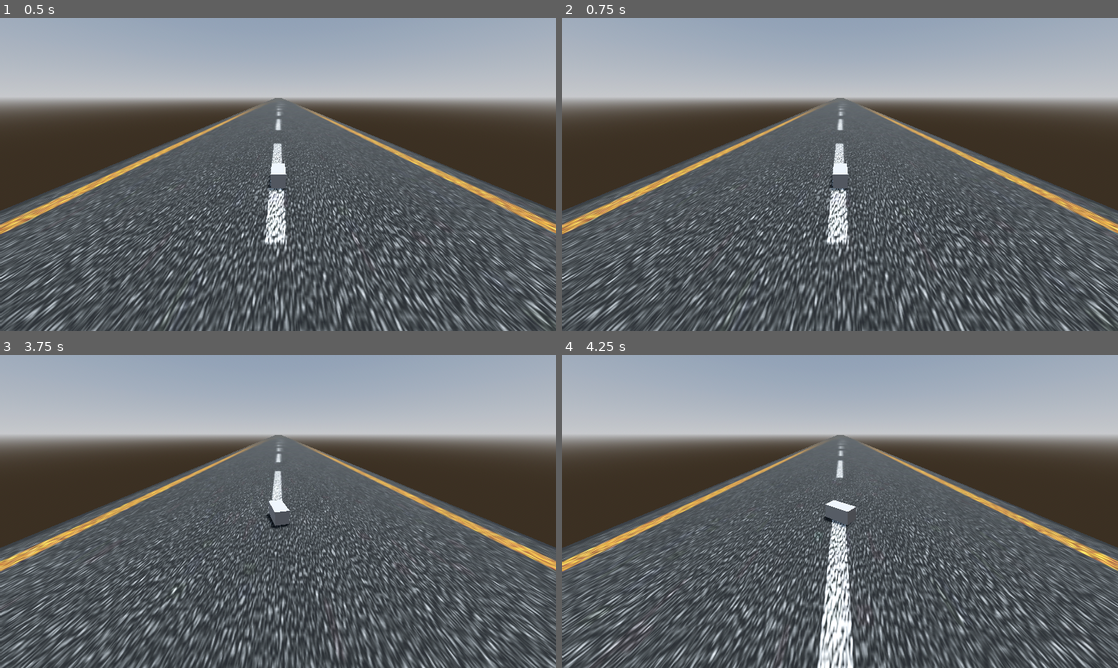
Above: before the commit, frames 1-4 (two rows, left to right).
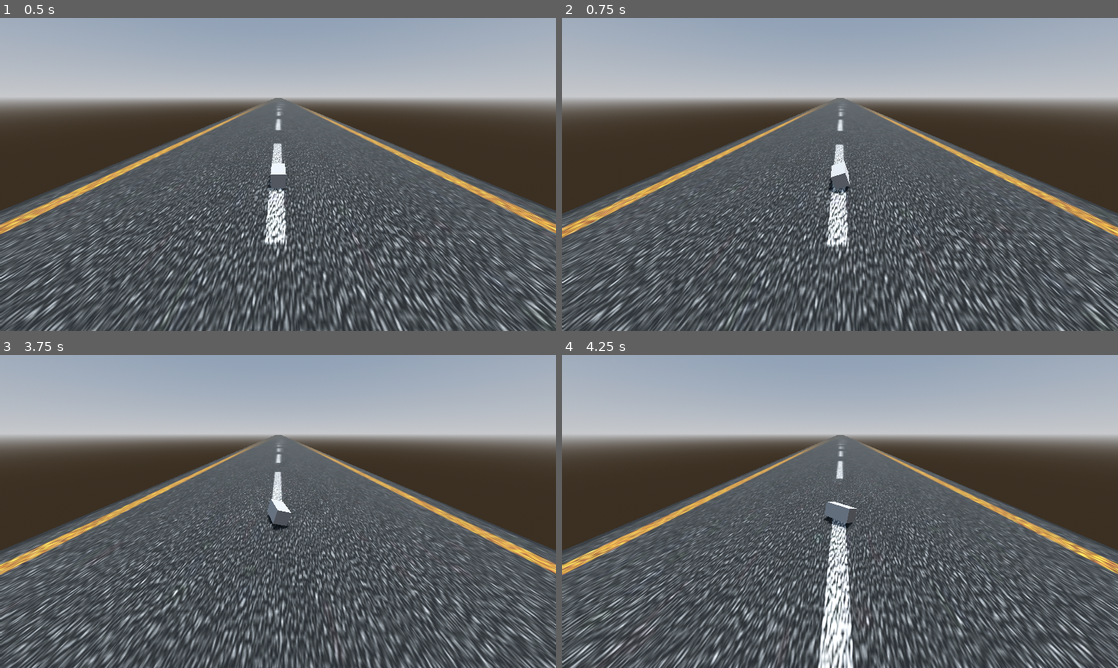
Above: after the commit, the same moments.

Repository: eben-vranken/VIPR
Game: Godot game, scene res://Scenes/Tracks/debug.tscn
The game is run twice, just before and just after one commit, with the same random seed, the same clock (stepped at 60 frames per second) and the same inputs.
Inputs:
- Up to frame 1 (0.5 s): no input
- Up to frame 2 (0.75 s): tap Enter at 0.5 s; hold D (move_right) from 0.53 s (still down)
- Up to frame 3 (3.75 s): tap Space at 1.25, 2.75 s; release D (move_right) at 1.28 s; hold S (brake) 1.28-2.03 s; tap Enter at 2 s; hold D (move_right) 2.03-2.78 s; hold W (thrust) 2.78-3.53 s; hold A (move_left) from 3.53 s (still down)
- Up to frame 4 (4.25 s): keep holding A (move_left)

Frame 1 is identical in both runs. In frame 2, 22% of the frame differs, in the area x 0-100%, y 26-100%; in frame 3, 22%; in frame 4, 23%.

Commit message:
Added tilt when steering

Diff:
--- a/Scripts/Player/player_movement.gd
+++ b/Scripts/Player/player_movement.gd
@@ -62,13 +62,15 @@
 		else:
 			velocity -= brake_force * velocity.normalized()
 
-	# Apply turning
+	# Steering
 	var turn_amount_rad = turn_input * deg_to_rad(turn_amount)
 	var turn_delta = turn_amount_rad * min(1.0, abs(velocity.z) / turn_stop_limit) * delta
 	global_transform.basis = global_transform.basis.rotated(Vector3.UP, -turn_delta * turn_speed)
 
-	print(abs(velocity.z))
+	# Leaning
+	rotation.z = lerp(rotation.z, turn_input / 3, 0.5)
 
+	print("Car speed: ", abs(velocity.z))
 	move_and_slide()
 
 func update_camera():
